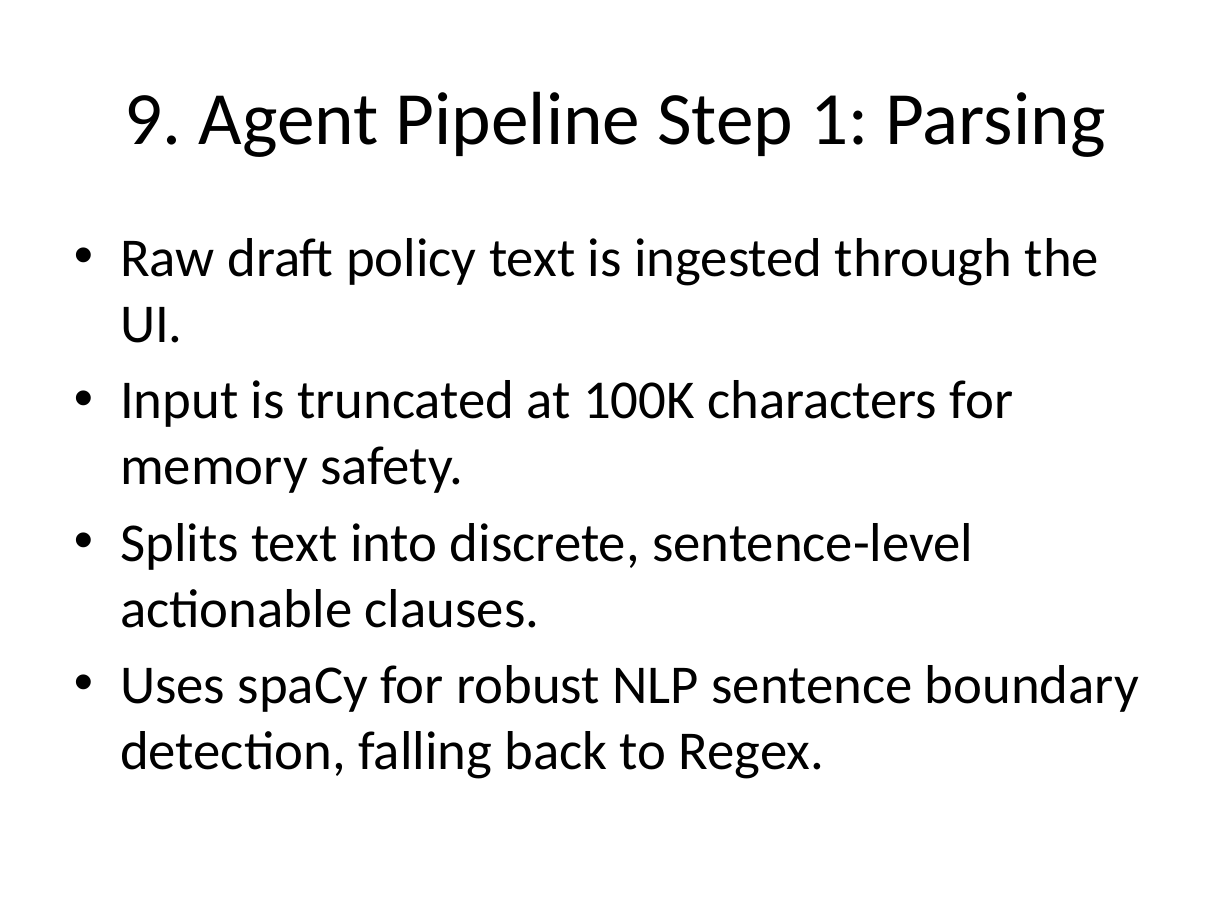
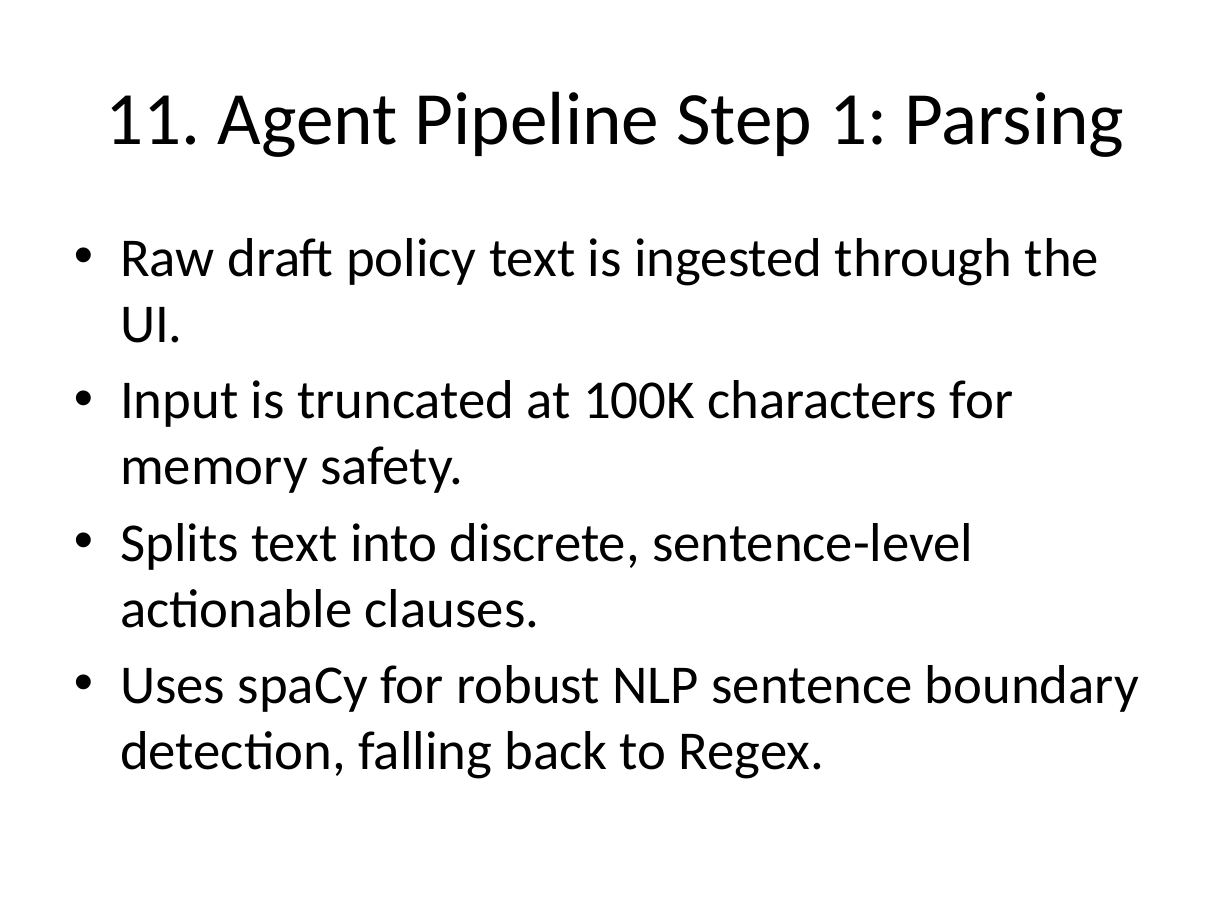
Before and after one commit to avika124/ai-governance-copilot, a slide deck: slide 12 of AI_Governance_Copilot_Presentation.pptx (slide 10 before the commit). Drawn at 1232x924 pixels with LibreOffice and Linux fonts; fonts in the diff are those of the drawing. Boxes give left, top, right and bottom in pixels: in the first picture for what was removed or moved away, otherwise in the second. Text is boxed around its words. In the diff, an @@ line names an element or a change of style, - is before the commit and + after.

```diff
--- a/AI_Governance_Copilot_Presentation.pptx
+++ b/AI_Governance_Copilot_Presentation.pptx
@@ title at <box>106,91,1124,157</box>: text changed @@
-9. Agent Pipeline Step 1: Parsing
+11. Agent Pipeline Step 1: Parsing
```
Also in this commit, not shown: 15 other slides changed, 3 slides added, 1 other file.
